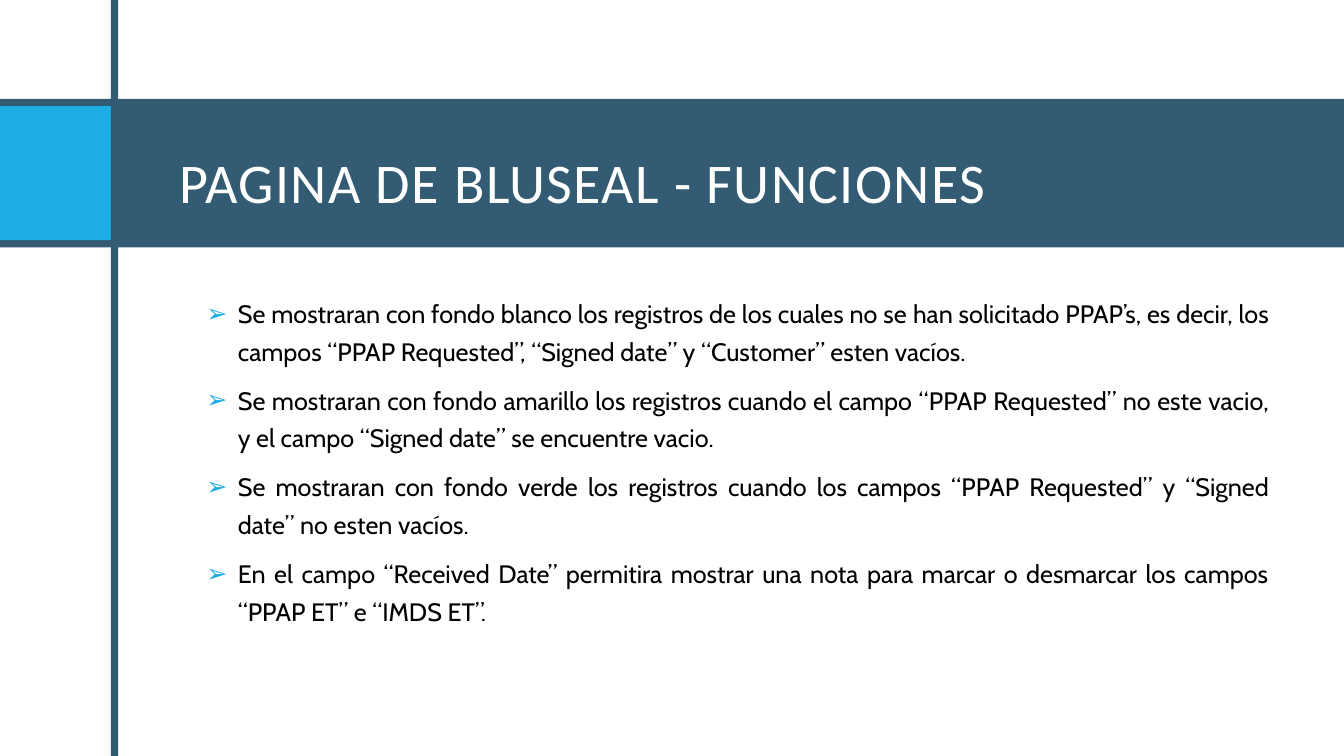
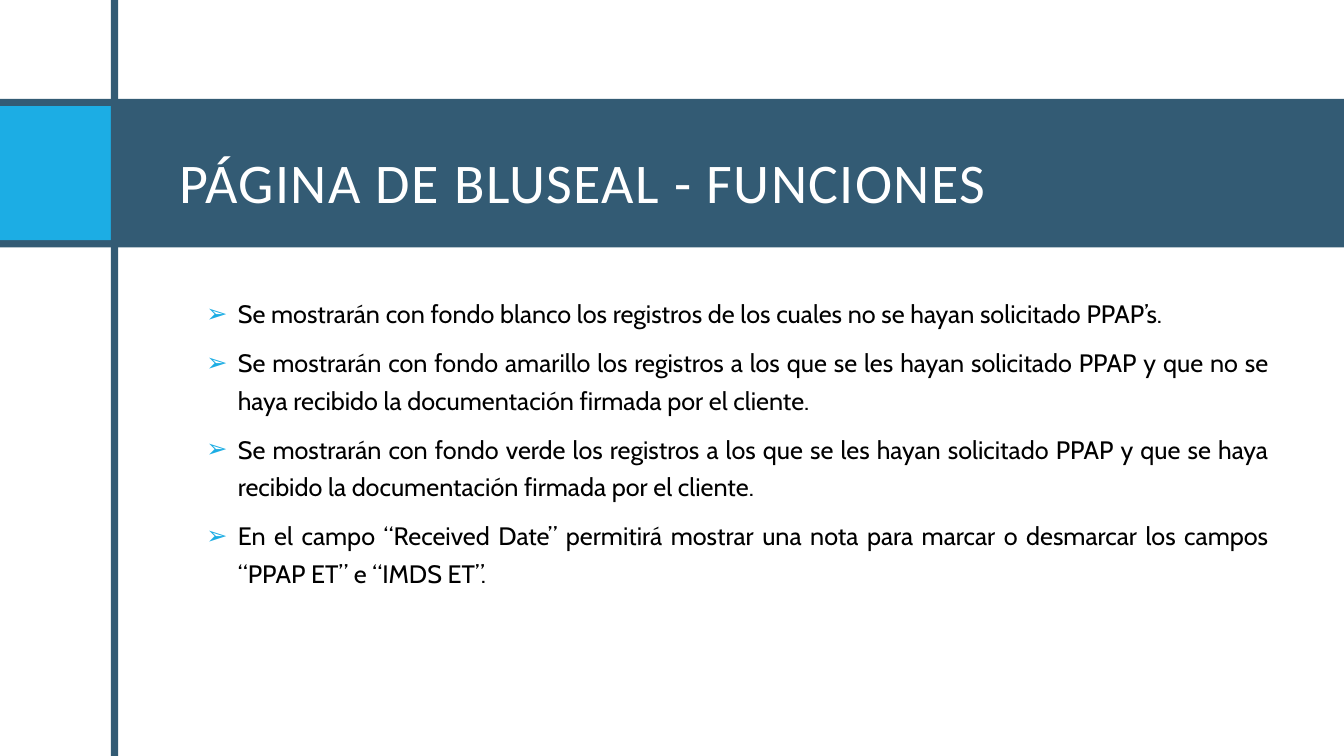
Before and after one commit to Santiago-004/proyecto, a slide deck: slide 33 of Proyecto.pptx. Drawn at 1344x756 pixels with LibreOffice and Linux fonts; fonts in the diff are those of the drawing. Boxes give left, top, right and bottom in pixels: in the first picture for what was removed or moved away, otherwise in the second. Text is boxed around its words. In the diff, an @@ line names an element or a change of style, - is before the commit and + after.

```diff
--- a/Proyecto.pptx
+++ b/Proyecto.pptx
@@ title at (179,156,985,204): text changed @@
-PAGINA DE BLUSEAL - FUNCIONES
+PÁGINA DE BLUSEAL - FUNCIONES
@@ text at (238,304,1268,584): text changed @@
-  ➢ Se mostraran con fondo blanco los registros de los cuales no se han solicitado PPAP’s, es decir, los campos “PPAP Requested”, “Signed date” y “Customer” esten vacíos.
-  ➢ Se mostraran con fondo amarillo los registros cuando el campo “PPAP Requested” no este vacio, y el campo “Signed date” se encuentre vacio.
-  ➢ Se mostraran con fondo verde los registros cuando los campos “PPAP Requested” y “Signed date” no esten vacíos.
-  ➢ En el campo “Received Date” permitira mostrar una nota para marcar o desmarcar los campos “PPAP ET” e “IMDS ET”.
+  ➢ Se mostrarán con fondo blanco los registros de los cuales no se hayan solicitado PPAP’s.
+  ➢ Se mostrarán con fondo amarillo los registros a los que se les hayan solicitado PPAP y que no se haya recibido la documentación firmada por el cliente.
+  ➢ Se mostrarán con fondo verde los registros a los que se les hayan solicitado PPAP y que se haya recibido la documentación firmada por el cliente.
+  ➢ En el campo “Received Date” permitirá mostrar una nota para marcar o desmarcar los campos “PPAP ET” e “IMDS ET”.
```
Also in this commit, not shown: 21 other slides changed, 3 slides removed, 1 other file.
